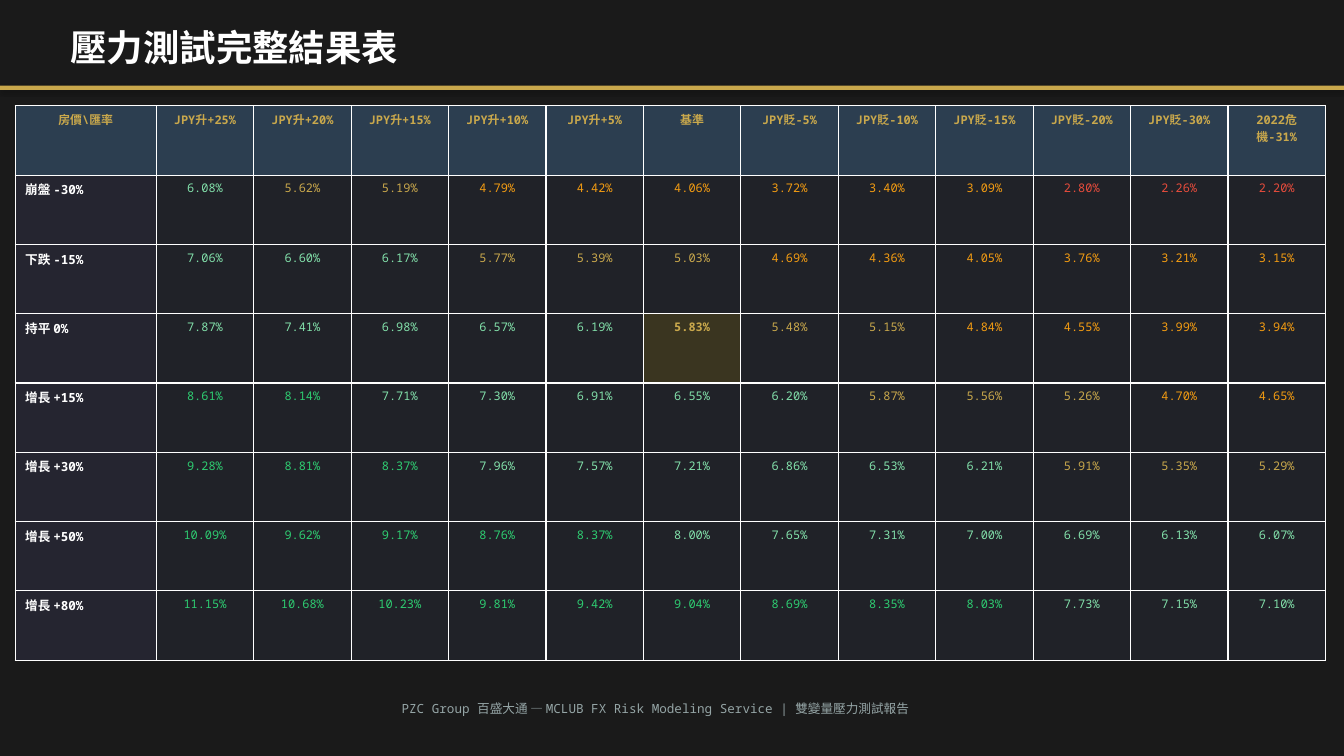
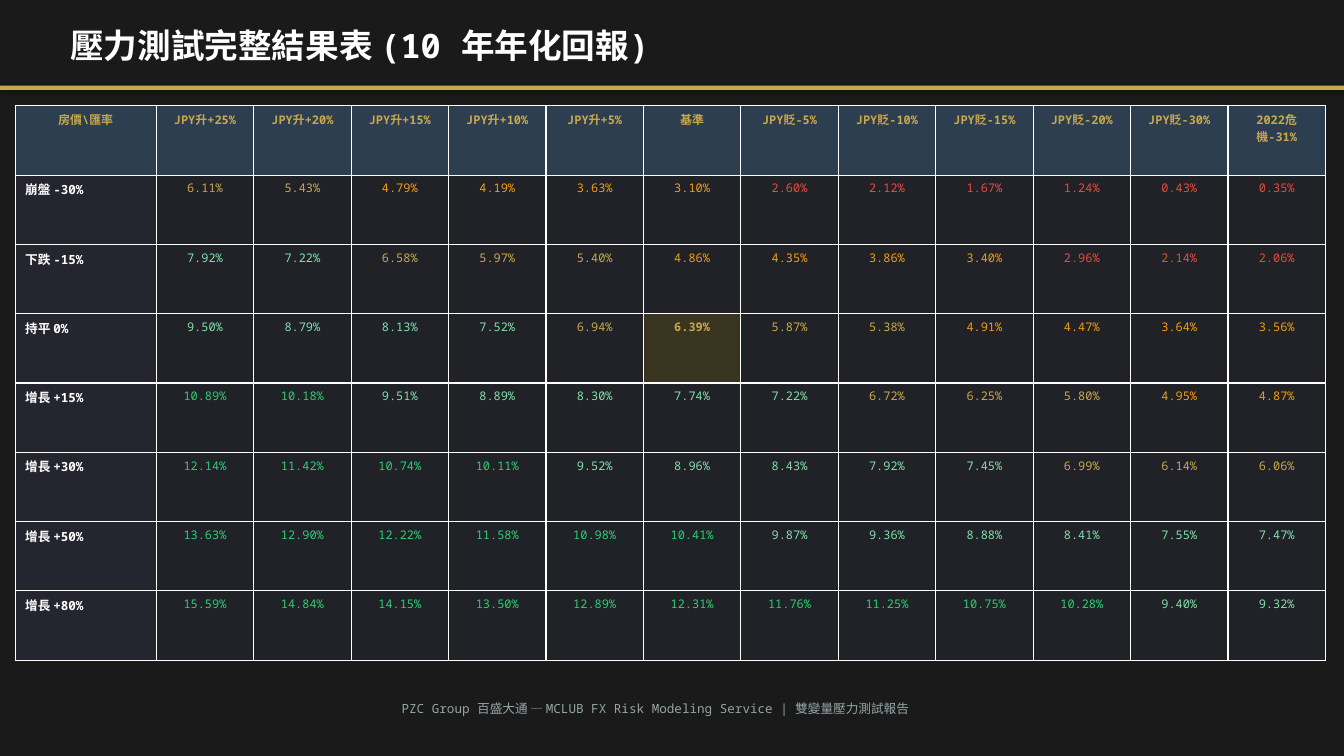
Before and after one commit to mypathtravel101-cyber/mclub, a slide deck: slide 5 of download/PZC_FX_2Var_StressTest_JPY_Property.pptx. Drawn at 1344x756 pixels with LibreOffice and Linux fonts; fonts in the diff are those of the drawing. Boxes give left, top, right and bottom in pixels: in the first picture for what was removed or moved away, otherwise in the second. Text is boxed around its words. In the diff, an @@ line names an element or a change of style, - is before the commit and + after.

```diff
--- a/download/PZC_FX_2Var_StressTest_JPY_Property.pptx
+++ b/download/PZC_FX_2Var_StressTest_JPY_Property.pptx
@@ text at (70, 29, 649, 64): text changed; size 26 to 24 pt @@
-壓力測試完整結果表
+壓力測試完整結果表 (10 年年化回報)
@@ table at (15, 106, 1330, 660) @@
-row 2: 崩盤 -30% | 6.08% | 5.62% | 5.19% | 4.79% | 4.42% | 4.06% | 3.72% | 3.40% | 3.09% | 2.80% | 2.26% | 2.20%
+row 2: 崩盤 -30% | 6.11% | 5.43% | 4.79% | 4.19% | 3.63% | 3.10% | 2.60% | 2.12% | 1.67% | 1.24% | 0.43% | 0.35%
-row 3: 下跌 -15% | 7.06% | 6.60% | 6.17% | 5.77% | 5.39% | 5.03% | 4.69% | 4.36% | 4.05% | 3.76% | 3.21% | 3.15%
+row 3: 下跌 -15% | 7.92% | 7.22% | 6.58% | 5.97% | 5.40% | 4.86% | 4.35% | 3.86% | 3.40% | 2.96% | 2.14% | 2.06%
-row 4: 持平 0% | 7.87% | 7.41% | 6.98% | 6.57% | 6.19% | 5.83% | 5.48% | 5.15% | 4.84% | 4.55% | 3.99% | 3.94%
+row 4: 持平 0% | 9.50% | 8.79% | 8.13% | 7.52% | 6.94% | 6.39% | 5.87% | 5.38% | 4.91% | 4.47% | 3.64% | 3.56%
-row 5: 增長 +15% | 8.61% | 8.14% | 7.71% | 7.30% | 6.91% | 6.55% | 6.20% | 5.87% | 5.56% | 5.26% | 4.70% | 4.65%
+row 5: 增長 +15% | 10.89% | 10.18% | 9.51% | 8.89% | 8.30% | 7.74% | 7.22% | 6.72% | 6.25% | 5.80% | 4.95% | 4.87%
-row 6: 增長 +30% | 9.28% | 8.81% | 8.37% | 7.96% | 7.57% | 7.21% | 6.86% | 6.53% | 6.21% | 5.91% | 5.35% | 5.29%
+row 6: 增長 +30% | 12.14% | 11.42% | 10.74% | 10.11% | 9.52% | 8.96% | 8.43% | 7.92% | 7.45% | 6.99% | 6.14% | 6.06%
-row 7: 增長 +50% | 10.09% | 9.62% | 9.17% | 8.76% | 8.37% | 8.00% | 7.65% | 7.31% | 7.00% | 6.69% | 6.13% | 6.07%
+row 7: 增長 +50% | 13.63% | 12.90% | 12.22% | 11.58% | 10.98% | 10.41% | 9.87% | 9.36% | 8.88% | 8.41% | 7.55% | 7.47%
-row 8: 增長 +80% | 11.15% | 10.68% | 10.23% | 9.81% | 9.42% | 9.04% | 8.69% | 8.35% | 8.03% | 7.73% | 7.15% | 7.10%
+row 8: 增長 +80% | 15.59% | 14.84% | 14.15% | 13.50% | 12.89% | 12.31% | 11.76% | 11.25% | 10.75% | 10.28% | 9.40% | 9.32%
```
Also in this commit, not shown: 5 other slides changed, 14 other files.
